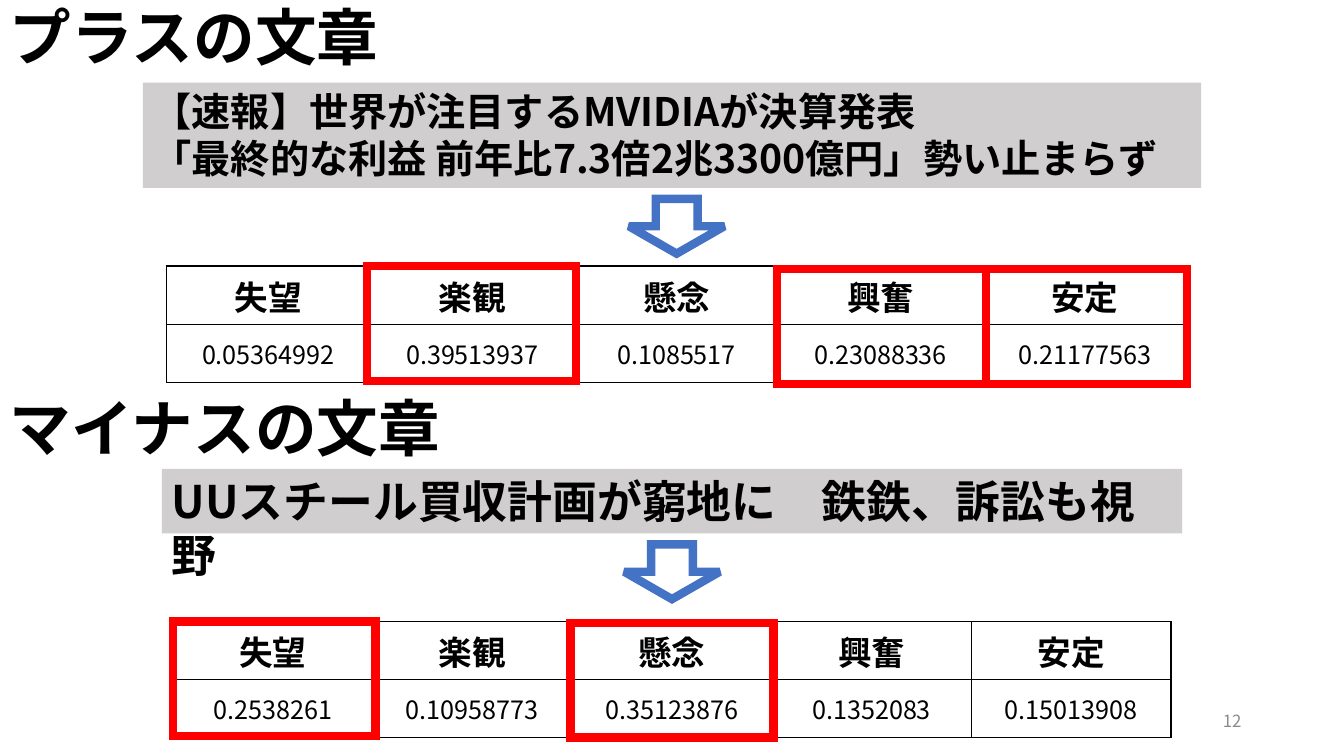
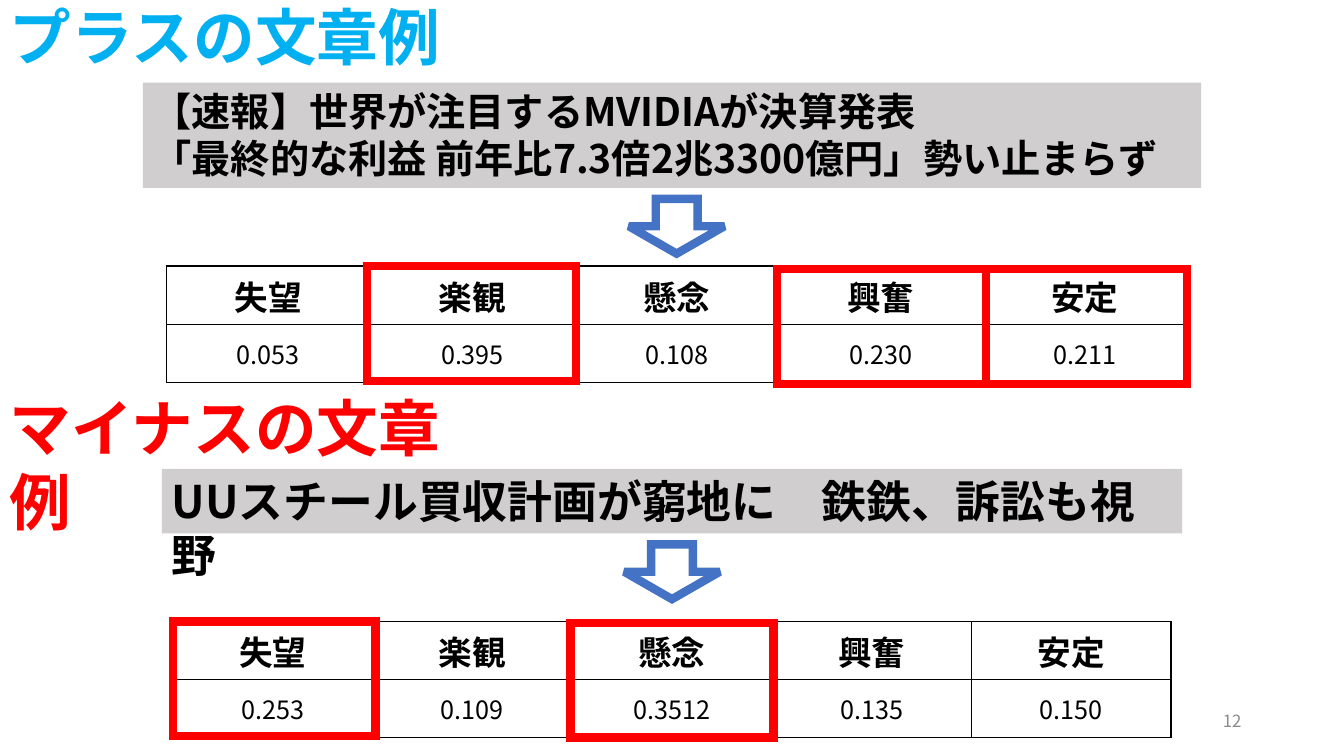
Before and after one commit to ryoww/PBL_stock, a slide deck: slide 12 of 最終報告.pptx. Drawn at 1344x756 pixels with LibreOffice and Linux fonts; fonts in the diff are those of the drawing. Boxes give left, top, right and bottom in pixels: in the first picture for what was removed or moved away, otherwise in the second. Text is boxed around its words. In the diff, an @@ line names an element or a change of style, - is before the commit and + after.

```diff
--- a/最終報告.pptx
+++ b/最終報告.pptx
@@ text at (10,7,440,66): text changed; text colour #000000 to none @@
-プラスの文章
+プラスの文章例
@@ table at (166,266,1185,382) @@
-row 2: 0.05364992 | 0.39513937 | 0.1085517 | 0.23088336 | 0.21177563
+row 2: 0.053 | 0.395 | 0.108 | 0.230 | 0.211
@@ text at (10,398,440,531): text changed; text colour #000000 to none @@
-マイナスの文章
+マイナスの文章例
@@ table at (172,622,1171,738) @@
-row 2: 0.2538261 | 0.10958773 | 0.35123876 | 0.1352083 | 0.15013908
+row 2: 0.253 | 0.109 | 0.3512 | 0.135 | 0.150
```
Also in this commit, not shown: 11 other slides changed, 6 slides added, 1 slide removed, 1 other file.
